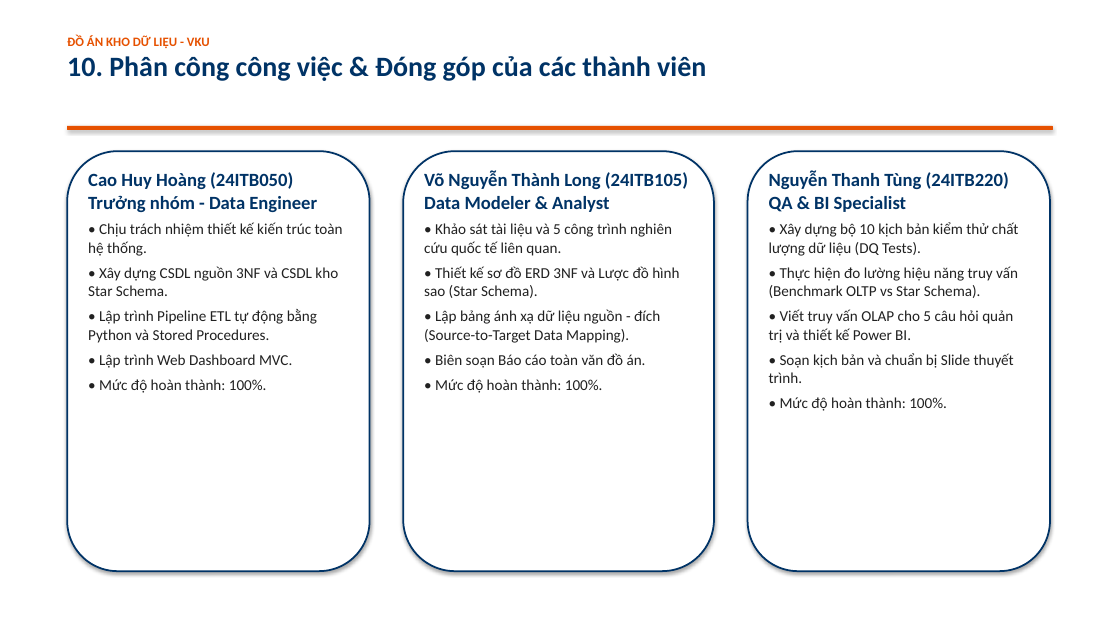
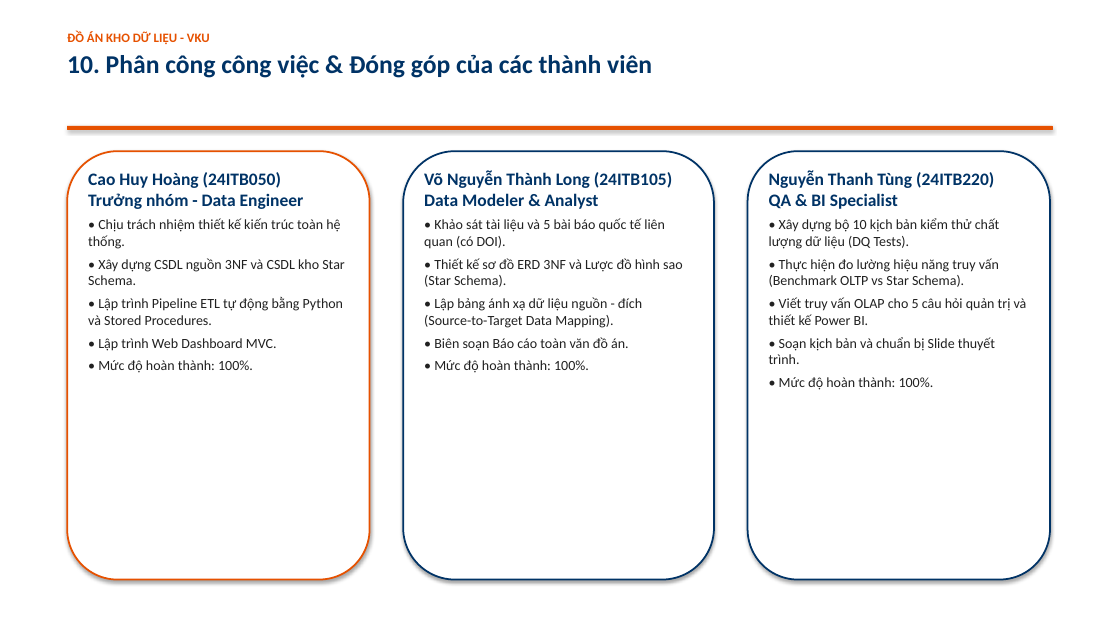
Before and after one commit to Hoang-tap-lap-trinh/Kho_du_lieu, a slide deck: slide 11 of docs/Slide_Thuyet_Trinh_Kho_du_lieu.pptx. Drawn at 1120x630 pixels with LibreOffice and Linux fonts; fonts in the diff are those of the drawing. Boxes give left, top, right and bottom in pixels: in the first picture for what was removed or moved away, otherwise in the second. Text is boxed around its words. In the diff, an @@ line names an element or a change of style, - is before the commit and + after.

```diff
--- a/docs/Slide_Thuyet_Trinh_Kho_du_lieu.pptx
+++ b/docs/Slide_Thuyet_Trinh_Kho_du_lieu.pptx
@@ text at (x1=67, y1=54, x2=652, y2=78): size 24 to 22 pt in "10. Phân công công việc & Đóng ..."; more space between paragraphs @@
@@ rounded rectangle resized from (x1=67, y1=151, x2=370, y2=571) to (x1=67, y1=151, x2=370, y2=580) @@
@@ rounded rectangle at (x1=67, y1=151, x2=370, y2=580): outline #003366 1.5 pt to #E65100 1.5 pt @@
@@ text "Cao Huy Hoàng (24ITB050) Trưởng ..." at (x1=88, y1=172, x2=345, y2=373): size 16 to 15 pt in "Cao Huy Hoàng (24ITB050) Trưởng nhóm - ..."; size 13 to 12 pt in "• Chịu trách nhiệm thiết kế kiến ...", "• Xây dựng CSDL nguồn 3NF và ...", "• Lập trình Pipeline ETL tự động ...", "• Lập trình Web Dashboard MVC." and 1 more places; less space between paragraphs @@
@@ rounded rectangle resized from (x1=403, y1=151, x2=714, y2=571) to (x1=403, y1=151, x2=714, y2=580) @@
@@ text at (x1=424, y1=171, x2=683, y2=373): size 16 to 15 pt in "Võ Nguyễn Thành Long (24ITB105) Data Modeler ..."; size 13 to 12 pt in "• Thiết kế sơ đồ ERD 3NF ...", "• Lập bảng ánh xạ dữ liệu ...", "• Biên soạn Báo cáo toàn văn ...", "• Mức độ hoàn thành: 100%."; less space between paragraphs @@
@@ rounded rectangle resized from (x1=748, y1=151, x2=1050, y2=571) to (x1=748, y1=151, x2=1050, y2=580) @@
@@ text "Nguyễn Thanh Tùng (24ITB220) QA ..." at (x1=769, y1=171, x2=1027, y2=390): size 16 to 15 pt in "Nguyễn Thanh Tùng (24ITB220) QA & BI ..."; size 13 to 12 pt in "• Xây dựng bộ 10 kịch bản ...", "• Thực hiện đo lường hiệu năng ...", "• Viết truy vấn OLAP cho 5 ...", "• Soạn kịch bản và chuẩn bị ..." and 1 more places; less space between paragraphs @@
@@ text at (x1=424, y1=218, x2=665, y2=249): text changed; size 13 to 12 pt @@
-• Khảo sát tài liệu và 5 công trình nghiên cứu quốc tế liên quan.
+• Khảo sát tài liệu và 5 bài báo quốc tế liên quan (có DOI).
```
Also in this commit, not shown: 12 other slides changed, 9 other files.
